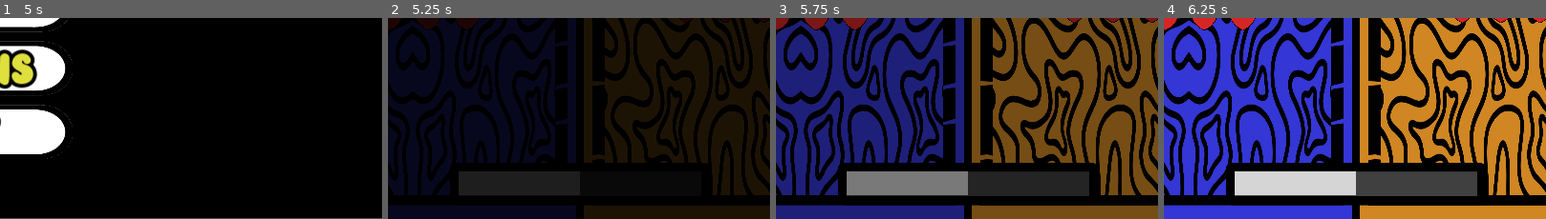
Above: before the commit, frames 1-4 (left to right).
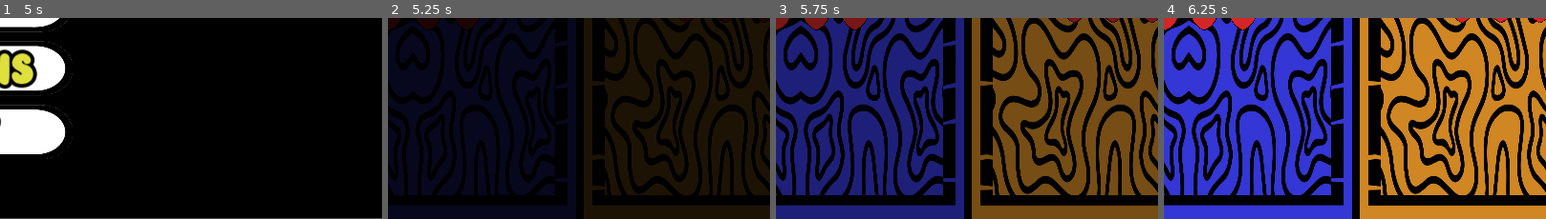
Above: after the commit, the same moments.

Repository: pablo4licante/gamejam-25
Game: Godot game, scene res://menu/src_menu.tscn
Same seed, same stepped clock (60 frames per second), same inputs: the game is played once before the commit and once after it. Video files are missing from this copy of the repository; at most half a second of black plays in their place.
Inputs (mouse positions are % of the whole screen's width and height, from its top left):
- Up to frame 1 (5 s): click "OPTIONS" at 0.5 s; click "VOLUME" at 1.25 s; click "MUTE" at 2 s; click "VENTANA" at 2.75 s; click "FULL" at 3.5 s; click "BACK" at 4.25 s
- Up to frame 2 (5.25 s): click "PLAY" at 5 s
- Up to frame 3 (5.75 s): no input
- Up to frame 4 (6.25 s): move the mouse to (72, 45) at 5.77 s; hold D (1_right) from 5.78 s (still down); tap W (1_up) at 6.02 s
The pictures show only the part of the screen within x 25-75%, y 50-100%; the shares and areas given below are measured in that part.

Frame 1 is identical in both runs. In frame 2, 4.0% of the frame differs, in the area x 16-85%, y 72-93%; in frame 3, 11%; in frame 4, 11%, in the area x 16-85%, y 72-94%.

Commit message:
Arregladas variaciones plataformas

Diff:
--- a/escenas/entidades/plataforma_larga.tscn
+++ b/escenas/entidades/plataforma_larga.tscn
@@ -6,7 +6,7 @@
 size = Vector2(417, 447.688)
 
 [node name="PlataformaLarga" type="StaticBody2D"]
-collision_layer = 7
+collision_layer = 4
 collision_mask = 0
 
 [node name="Sprite2D" type="Sprite2D" parent="."]
--- a/escenas/managers/main.gd
+++ b/escenas/managers/main.gd
@@ -52,12 +52,12 @@
 var niveles = {			# Tipo Victoria
 	#"test2": [0],
 	#"test": [0],
-	"dispara_1": [1, "dispara"],
-	"game_pinchos": [2, "esquiva"],
-	"game_chicle": [0, "hincha"],
-	"escena_plataformas_1": [1, "corre"],
-	#"escena_plataformas_2": [1, "corre"],
-	#"escena_plataformas_3": [1, "corre"],
+	#"dispara_1": [1, "dispara"],
+	#"game_pinchos": [2, "esquiva"],
+	#"game_chicle": [0, "hincha"],
+	#"escena_plataformas_1": [1, "corre"],
+	"escena_plataformas_2": [1, "corre"],
+	"escena_plataformas_3": [1, "corre"],
 }
 var nivel_tipo_victoria = 0
 
--- a/escenas/managers/main.tscn
+++ b/escenas/managers/main.tscn
@@ -256,6 +256,7 @@
 theme_override_styles/panel = SubResource("StyleBoxEmpty_lwxc3")
 
 [node name="ContadorJuego" type="ProgressBar" parent="CanvasLayer/PanelHUD"]
+visible = false
 z_index = 2
 layout_mode = 1
 anchors_preset = -1
--- a/escenas/niveles/escena_plataformas_2.tscn
+++ b/escenas/niveles/escena_plataformas_2.tscn
@@ -1,12 +1,13 @@
-[gd_scene load_steps=9 format=3 uid="uid://d1qdveij1okpp"]
+[gd_scene load_steps=10 format=3 uid="uid://d1qdveij1okpp"]
 
 [ext_resource type="Script" path="res://escenas/niveles/escena_plataformas_1.gd" id="1_hmvut"]
 [ext_resource type="Texture2D" uid="uid://ni7yjftytsuk" path="res://assets/fondos/fondo_atrapa_bandera.jpg" id="2_e7vav"]
-[ext_resource type="PackedScene" uid="uid://wls1xt3tgwv" path="res://escenas/managers/bridge.tscn" id="2_k00ni"]
+[ext_resource type="PackedScene" path="res://escenas/managers/bridge.tscn" id="2_k00ni"]
 [ext_resource type="Texture2D" uid="uid://b7v1kiki3841u" path="res://assets/sprites/bandera.png" id="3_ddmog"]
 [ext_resource type="PackedScene" uid="uid://r0fl5l5sychu" path="res://escenas/entidades/jugador_plataformas.tscn" id="4_02xmo"]
 [ext_resource type="PackedScene" uid="uid://c1nn4hj3wbvb" path="res://escenas/entidades/plataforma_burbuja.tscn" id="5_hjpym"]
 [ext_resource type="PackedScene" uid="uid://bepv1i4s7pgar" path="res://escenas/entidades/plataforma_larga.tscn" id="6_5n1hn"]
+[ext_resource type="Script" path="res://escenas/niveles/confetti.gd" id="8_jc0w6"]
 
 [sub_resource type="RectangleShape2D" id="RectangleShape2D_ervy8"]
 
@@ -57,19 +58,10 @@
 [node name="PlataformaBurbuja5" parent="." instance=ExtResource("5_hjpym")]
 position = Vector2(86, 318)
 
-[node name="Label" type="Label" parent="."]
-offset_left = 143.0
-offset_top = -153.0
-offset_right = 433.0
-offset_bottom = -65.0
-theme_override_font_sizes/font_size = 64
-text = "¡Ganaste!"
-
 [node name="Camera2D" type="Camera2D" parent="."]
 position = Vector2(-282, -275)
 scale = Vector2(-1.67065, -9.07751)
 anchor_mode = 0
-zoom = Vector2(0.5, 0.5)
 
 [node name="PlataformaLarga" parent="." instance=ExtResource("6_5n1hn")]
 position = Vector2(-161, 766)
@@ -79,3 +71,11 @@
 
 [node name="PlataformaLarga3" parent="." instance=ExtResource("6_5n1hn")]
 position = Vector2(-216, 57)
+
+[node name="Confetti" type="Node2D" parent="."]
+z_index = 5
+position = Vector2(504, 76)
+script = ExtResource("8_jc0w6")
+visibility_rect = Rect2(0, 0, 0, 0)
+random_position = false
+one_shot = true
--- a/escenas/niveles/escena_plataformas_3.tscn
+++ b/escenas/niveles/escena_plataformas_3.tscn
@@ -1,125 +1,79 @@
-[gd_scene load_steps=10 format=3 uid="uid://dbesg3xjduas7"]
+[gd_scene load_steps=11 format=3 uid="uid://dx7i1uncdgkh3"]
 
 [ext_resource type="Script" path="res://escenas/niveles/escena_plataformas_1.gd" id="1_8uool"]
 [ext_resource type="Texture2D" uid="uid://ni7yjftytsuk" path="res://assets/fondos/fondo_atrapa_bandera.jpg" id="2_e7acr"]
-[ext_resource type="PackedScene" uid="uid://wls1xt3tgwv" path="res://escenas/managers/bridge.tscn" id="2_vyskl"]
-[ext_resource type="Texture2D" uid="uid://cyhdqtfg0xq7d" path="res://assets/sprites/tile_0009.png" id="3_5176p"]
+[ext_resource type="PackedScene" path="res://escenas/managers/bridge.tscn" id="2_vyskl"]
+[ext_resource type="Texture2D" uid="uid://b7v1kiki3841u" path="res://assets/sprites/bandera.png" id="4_6xu2p"]
 [ext_resource type="PackedScene" uid="uid://r0fl5l5sychu" path="res://escenas/entidades/jugador_plataformas.tscn" id="4_xgfom"]
 [ext_resource type="PackedScene" uid="uid://c1nn4hj3wbvb" path="res://escenas/entidades/plataforma_burbuja.tscn" id="5_ea4my"]
+[ext_resource type="PackedScene" uid="uid://bepv1i4s7pgar" path="res://escenas/entidades/plataforma_larga.tscn" id="7_tuabf"]
+[ext_resource type="Script" path="res://escenas/niveles/confetti.gd" id="8_0j6uq"]
+[ext_resource type="PackedScene" uid="uid://c1l8kcqyq7x5g" path="res://escenas/entidades/plataforma_corta.tscn" id="9_kf64x"]
 
-[sub_resource type="RectangleShape2D" id="RectangleShape2D_ervy8"]
+[sub_resource type="RectangleShape2D" id="RectangleShape2D_hg5j4"]
 
-[sub_resource type="PhysicsMaterial" id="PhysicsMaterial_65nee"]
-
-[sub_resource type="RectangleShape2D" id="RectangleShape2D_fh77o"]
-size = Vector2(417, 221)
-
-[node name="EscenaPlataformas3" type="Node"]
+[node name="EscenaPlataformas2" type="Node"]
 script = ExtResource("1_8uool")
 
 [node name="TextureRect" type="TextureRect" parent="."]
 modulate = Color(0, 1, 1, 1)
-offset_left = -358.0
-offset_top = -56.0
-offset_right = 945.0
-offset_bottom = 1329.0
+offset_left = -287.0
+offset_top = -284.0
+offset_right = 935.0
+offset_bottom = 1037.0
 texture = ExtResource("2_e7acr")
 
+[node name="Camera2D" type="Camera2D" parent="."]
+position = Vector2(-282, -275)
+scale = Vector2(-1.67065, -9.07751)
+anchor_mode = 0
+
 [node name="Bridge" parent="." instance=ExtResource("2_vyskl")]
-position = Vector2(-185, 599)
+position = Vector2(-125, 273)
 
 [node name="Destiny" type="Node2D" parent="."]
-position = Vector2(-183, 309)
+position = Vector2(-123, -17)
 
 [node name="Sprite2D" type="Sprite2D" parent="Destiny"]
 texture_filter = 1
-scale = Vector2(5.06071, 8.42428)
-texture = ExtResource("3_5176p")
+scale = Vector2(0.1, 0.1)
+texture = ExtResource("4_6xu2p")
 
 [node name="Area2D" type="Area2D" parent="Destiny"]
 collision_layer = 2
 
 [node name="CollisionShape2D" type="CollisionShape2D" parent="Destiny/Area2D"]
 scale = Vector2(4.06419, 6.73675)
-shape = SubResource("RectangleShape2D_ervy8")
-
-[node name="Node2D" type="StaticBody2D" parent="."]
-position = Vector2(-120, 1158)
-collision_layer = 7
-physics_material_override = SubResource("PhysicsMaterial_65nee")
-
-[node name="ColorRect" type="ColorRect" parent="Node2D"]
-anchors_preset = 8
-anchor_left = 0.5
-anchor_top = 0.5
-anchor_right = 0.5
-anchor_bottom = 0.5
-offset_left = -208.0
-offset_top = -110.0
-offset_right = 208.0
-offset_bottom = 109.0
-grow_horizontal = 2
-grow_vertical = 2
-color = Color(0.453164, 0.905678, 0.490577, 1)
-metadata/_edit_use_anchors_ = true
-
-[node name="Sprite2D" type="Sprite2D" parent="Node2D"]
-
-[node name="CollisionShape2D" type="CollisionShape2D" parent="Node2D"]
-shape = SubResource("RectangleShape2D_fh77o")
-
-[node name="Node2D2" type="StaticBody2D" parent="."]
-position = Vector2(-100, 487)
-collision_layer = 7
-physics_material_override = SubResource("PhysicsMaterial_65nee")
-
-[node name="ColorRect" type="ColorRect" parent="Node2D2"]
-anchors_preset = 8
-anchor_left = 0.5
-anchor_top = 0.5
-anchor_right = 0.5
-anchor_bottom = 0.5
-offset_left = -208.0
-offset_top = -110.0
-offset_right = 208.0
-offset_bottom = 109.0
-grow_horizontal = 2
-grow_vertical = 2
-color = Color(0.453164, 0.905678, 0.490577, 1)
-metadata/_edit_use_anchors_ = true
-
-[node name="Sprite2D" type="Sprite2D" parent="Node2D2"]
-
-[node name="CollisionShape2D" type="CollisionShape2D" parent="Node2D2"]
-shape = SubResource("RectangleShape2D_fh77o")
+shape = SubResource("RectangleShape2D_hg5j4")
 
 [node name="JugadorPlataformas" parent="." instance=ExtResource("4_xgfom")]
-position = Vector2(24, 998)
+position = Vector2(84, 672)
 
 [node name="PlataformaBurbuja" parent="." instance=ExtResource("5_ea4my")]
-position = Vector2(438, 798)
+position = Vector2(498, 472)
 
 [node name="PlataformaBurbuja4" parent="." instance=ExtResource("5_ea4my")]
-position = Vector2(445, 402)
+position = Vector2(505, 76)
 
 [node name="PlataformaBurbuja5" parent="." instance=ExtResource("5_ea4my")]
-position = Vector2(280, 271)
+position = Vector2(340, -55)
 
 [node name="PlataformaBurbuja2" parent="." instance=ExtResource("5_ea4my")]
-position = Vector2(277, 984)
+position = Vector2(337, 658)
 
 [node name="PlataformaBurbuja3" parent="." instance=ExtResource("5_ea4my")]
-position = Vector2(283, 594)
+position = Vector2(343, 268)
 
-[node name="Label" type="Label" parent="."]
-offset_left = 38.0
-offset_top = 68.0
-offset_right = 328.0
-offset_bottom = 156.0
-theme_override_font_sizes/font_size = 64
-text = "¡Ganaste!"
+[node name="PlataformaLarga" parent="." instance=ExtResource("7_tuabf")]
+position = Vector2(-73, 83)
 
-[node name="Camera2D" type="Camera2D" parent="."]
-position = Vector2(-323, -37)
-anchor_mode = 0
-zoom = Vector2(0.5, 0.5)
+[node name="Confetti" type="Node2D" parent="."]
+z_index = 5
+position = Vector2(534, -109)
+script = ExtResource("8_0j6uq")
+visibility_rect = Rect2(0, 0, 0, 0)
+random_position = false
+one_shot = true
+
+[node name="PlataformaLarga3" parent="." instance=ExtResource("9_kf64x")]
+position = Vector2(75, 756)
--- /dev/null
+++ b/escenas/niveles/escena_plataformas_4.tscn
@@ -0,0 +1,88 @@
+[gd_scene load_steps=11 format=3 uid="uid://cp5e6s7spgn8k"]
+
+[ext_resource type="Script" path="res://escenas/niveles/escena_plataformas_1.gd" id="1_lt4i5"]
+[ext_resource type="Texture2D" uid="uid://ni7yjftytsuk" path="res://assets/fondos/fondo_atrapa_bandera.jpg" id="2_bixsm"]
+[ext_resource type="PackedScene" path="res://escenas/managers/bridge.tscn" id="3_p8s2v"]
+[ext_resource type="Texture2D" uid="uid://b7v1kiki3841u" path="res://assets/sprites/bandera.png" id="4_8mqsy"]
+[ext_resource type="PackedScene" uid="uid://r0fl5l5sychu" path="res://escenas/entidades/jugador_plataformas.tscn" id="5_5kv3a"]
+[ext_resource type="PackedScene" uid="uid://c1nn4hj3wbvb" path="res://escenas/entidades/plataforma_burbuja.tscn" id="6_qibla"]
+[ext_resource type="PackedScene" uid="uid://bepv1i4s7pgar" path="res://escenas/entidades/plataforma_larga.tscn" id="7_1pn8c"]
+[ext_resource type="Script" path="res://escenas/niveles/confetti.gd" id="8_n825r"]
+[ext_resource type="PackedScene" uid="uid://c1l8kcqyq7x5g" path="res://escenas/entidades/plataforma_corta.tscn" id="9_s1t0v"]
+
+[sub_resource type="RectangleShape2D" id="RectangleShape2D_ervy8"]
+
+[node name="EscenaPlataformas3" type="Node"]
+script = ExtResource("1_lt4i5")
+
+[node name="TextureRect" type="TextureRect" parent="."]
+modulate = Color(0, 1, 1, 1)
+offset_left = -358.0
+offset_top = -56.0
+offset_right = 945.0
+offset_bottom = 1329.0
+scale = Vector2(1.40913, 1.30813)
+texture = ExtResource("2_bixsm")
+
+[node name="Bridge" parent="." instance=ExtResource("3_p8s2v")]
+position = Vector2(-155, 458)
+
+[node name="Destiny" type="Node2D" parent="."]
+position = Vector2(-153, 168)
+
+[node name="Sprite2D2" type="Sprite2D" parent="Destiny"]
+texture_filter = 1
+scale = Vector2(0.1, 0.1)
+texture = ExtResource("4_8mqsy")
+
+[node name="Area2D" type="Area2D" parent="Destiny"]
+collision_layer = 2
+
+[node name="CollisionShape2D" type="CollisionShape2D" parent="Destiny/Area2D"]
+scale = Vector2(4.06419, 6.73675)
+shape = SubResource("RectangleShape2D_ervy8")
+
+[node name="JugadorPlataformas" parent="." instance=ExtResource("5_5kv3a")]
+position = Vector2(54, 857)
+
+[node name="PlataformaBurbuja" parent="." instance=ExtResource("6_qibla")]
+position = Vector2(468, 657)
+
+[node name="PlataformaBurbuja4" parent="." instance=ExtResource("6_qibla")]
+position = Vector2(475, 261)
+
+[node name="PlataformaBurbuja5" parent="." instance=ExtResource("6_qibla")]
+position = Vector2(310, 130)
+
+[node name="PlataformaBurbuja2" parent="." instance=ExtResource("6_qibla")]
+position = Vector2(307, 843)
+
+[node name="PlataformaBurbuja3" parent="." instance=ExtResource("6_qibla")]
+position = Vector2(313, 453)
+
+[node name="Label" type="Label" parent="."]
+offset_left = 38.0
+offset_top = 68.0
+offset_right = 328.0
+offset_bottom = 156.0
+theme_override_font_sizes/font_size = 64
+text = "¡Ganaste!"
+
+[node name="Camera2D" type="Camera2D" parent="."]
+position = Vector2(-323, -37)
+anchor_mode = 0
+zoom = Vector2(1.25, 1.25)
+
+[node name="PlataformaLarga" parent="." instance=ExtResource("7_1pn8c")]
+position = Vector2(-103, 268)
+
+[node name="Confetti" type="Node2D" parent="."]
+z_index = 5
+position = Vector2(504, 76)
+script = ExtResource("8_n825r")
+visibility_rect = Rect2(0, 0, 0, 0)
+random_position = false
+one_shot = true
+
+[node name="PlataformaLarga3" parent="." instance=ExtResource("9_s1t0v")]
+position = Vector2(45, 941)
Not shown: 1 places in escenas/niveles/dispara_1.tscn that only renumber resources
Not shown: 1 places in escenas/niveles/escena_plataformas_1.tscn that only renumber resources
